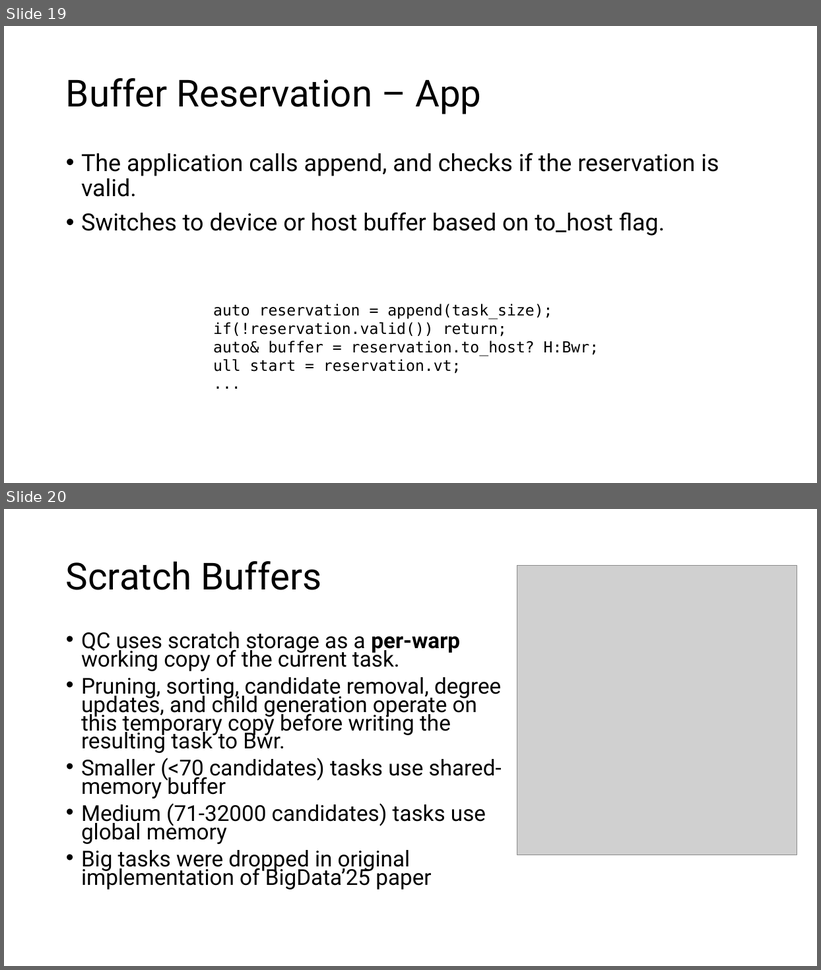
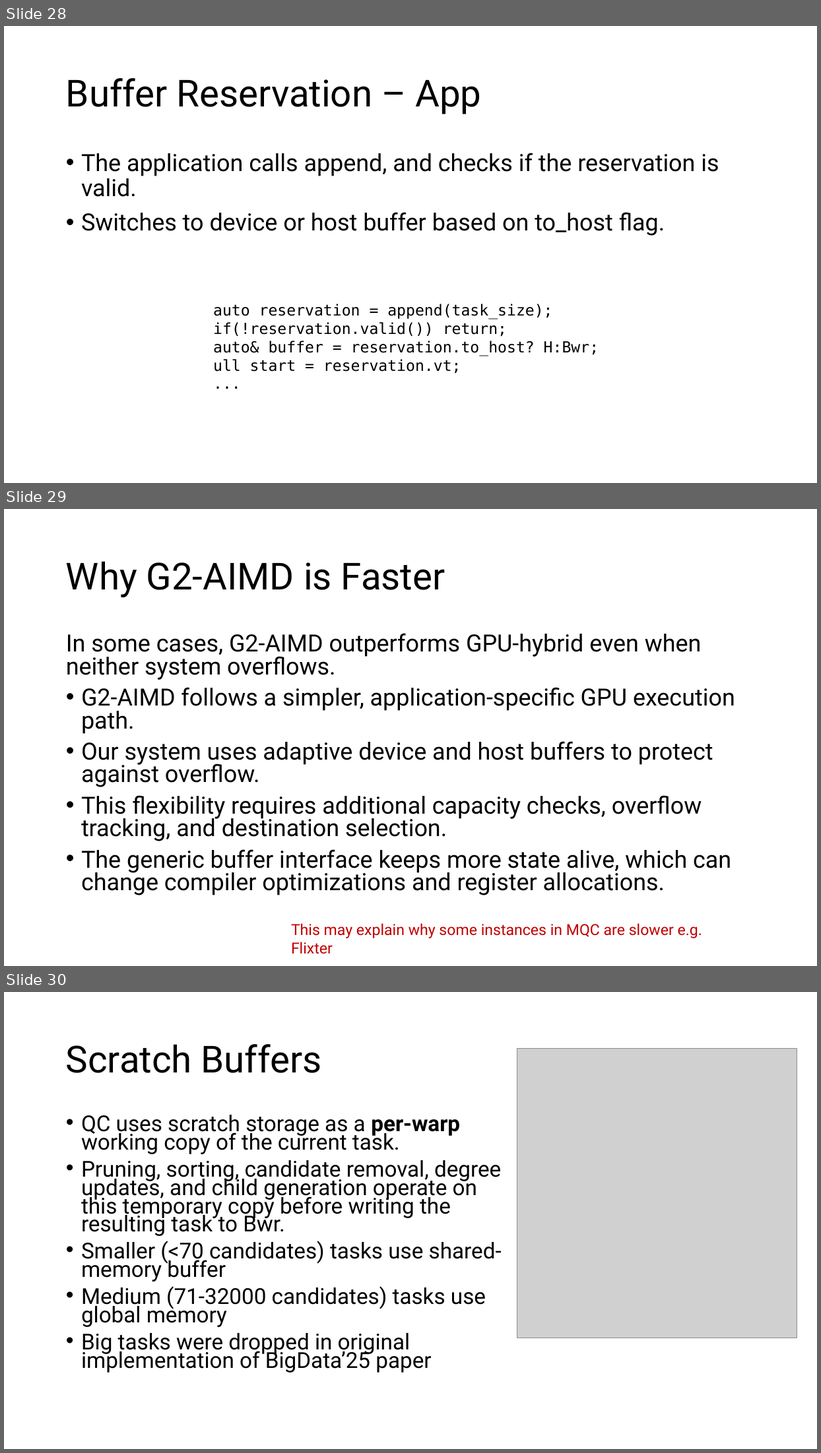
Before and after one commit to akhlaqueak/G-ThinkerCG, a slide deck: revision.pptx. Shown one above the other, each under a label of ours: slides 19 and 20 before the commit, slides 28, 29 and 30 after it. The pictures are 821x970 and 821x1453 pixels, drawn with LibreOffice and Linux fonts; fonts in the diff are those of the drawing; grey boxes stand for pictures. Boxes give left, top, right and bottom in pixels: in the first picture for what was removed or moved away, otherwise in the second. Text is boxed around its words. In the diff, an @@ line names an element or a change of style, - is before the commit and + after.

```diff
--- a/revision.pptx
+++ b/revision.pptx
@@ slide 29 added at bbox=[4, 509, 817, 966], background #FFFFFF @@
@@ title added at bbox=[66, 561, 446, 597], 44 pt, text #000000 @@
+Why G2-AIMD is Faster
@@ text added at bbox=[66, 633, 735, 896], 28 pt, text #000000 @@
+In some cases, G2-AIMD outperforms GPU-hybrid even when neither system overflows.
+• G2-AIMD follows a simpler, application-specific GPU execution path.
+• Our system uses adaptive device and host buffers to protect against overflow.
+• This flexibility requires additional capacity checks, overflow tracking, and destination selection.
+• The generic buffer interface keeps more state alive, which can change compiler optimizations and register allocations.
@@ text added at bbox=[291, 923, 702, 939], 18 pt, text #C00000 @@
+This may explain why some instances in MQC are slower e.g. Flixter
@@ what was slide 19 is now slide 28 @@
@@ what was slide 20 is now slide 30 @@
```
Also in this commit, not shown: 1 slide changed, 9 other slides added, 21 other files.
